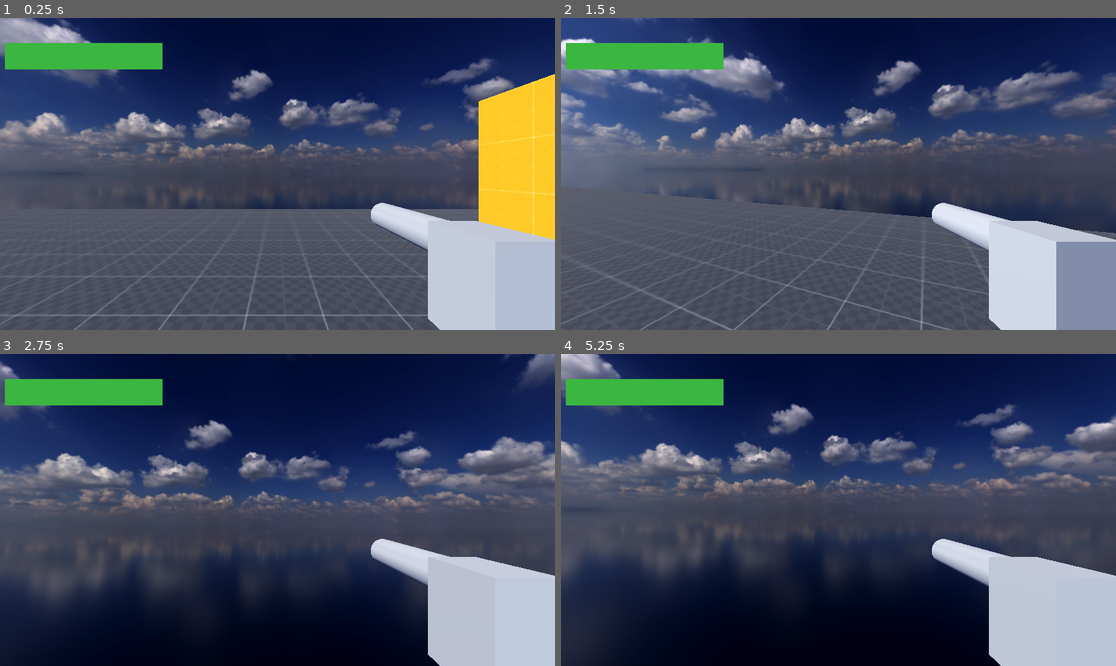
Above: before the commit, frames 1-4 (two rows, left to right).
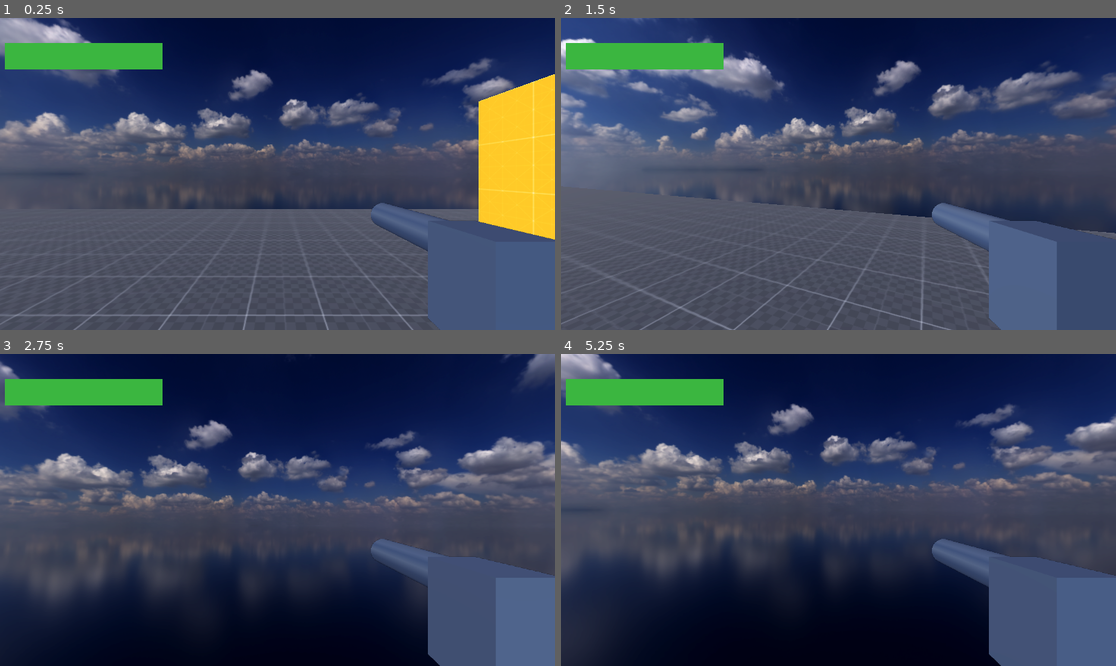
Above: after the commit, the same moments.

Repository: Inquisitor718/MadCow
Game: Godot game, scene res://scenes/main.tscn
Same seed, same stepped clock (60 frames per second), same inputs: the game is played once before the commit and once after it.
Inputs (mouse positions are in pixels of both pictures, inside the frame that each line leads up to):
- Up to frame 1 (0.25 s): no input
- Up to frame 2 (1.5 s): tap Enter (ui_accept) at 0.5, 0.77 s; move the mouse to (866, 174) at 0.52 s; hold Ctrl (crouch) 0.53-1.28 s; hold W (forward) from 0.53 s (still down); move the mouse to (810, 174) at 1.27 s; tap E (free_look) at 1.35 s
- Up to frame 3 (2.75 s): keep holding W (forward); tap Enter (ui_accept) at 1.52 s; move the mouse to (288, 503) at 2.02 s; hold Shift (sprint) from 2.03 s (still down)
- Up to frame 4 (5.25 s): keep holding W (forward); move the mouse to (832, 516) at 2.77 s; release Shift (sprint) at 2.78 s; tap Ctrl (crouch) at 2.85 s; tap Enter (ui_accept) at 3.02, 3.5, 3.77, 4.25, 4.52, 5 s; move the mouse to (877, 513) at 3.52 s; hold E (free_look) 3.53-4.28 s; move the mouse to (794, 506) at 4.27 s; tap Shift (sprint) at 4.35 s; move the mouse to (844, 510) at 5.02 s; hold Ctrl (crouch) from 5.03 s (still down)

The runs differ from the first frame. In frame 1, 8.5% of the frame differs, in the area x 66-100%, y 59-100%; in frame 2, 8.5%; in frame 3, 8.5%; in frame 4, 8.5%.

Commit message:
Fixed Gun Clipping
Method used: Viewport layers.
Might need to change this later on if performance issues arise.

Diff:
--- a/madcow-decease/scenes/player_S_.tscn
+++ b/madcow-decease/scenes/player_S_.tscn
@@ -20,8 +20,14 @@
 transform = Transform3D(1, 0, 0, 0, 1, 0, 0, 0, 1, 0, 0.841623, 0)
 
 [node name="Camera3D" type="Camera3D" parent="Head"]
+cull_mask = 1048573
 
-[node name="ProgressBar" type="ProgressBar" parent="Head/Camera3D"]
+[node name="Revolver" parent="Head/Camera3D" instance=ExtResource("2_aj78o")]
+transform = Transform3D(-1, 0, -8.74228e-08, 0, 1, 0, 8.74228e-08, 0, -1, 0.473028, -0.334849, -0.467442)
+
+[node name="CanvasLayer" type="CanvasLayer" parent="."]
+
+[node name="HealthBar" type="ProgressBar" parent="CanvasLayer"]
 offset_left = 10.0
 offset_top = 52.0
 offset_right = 338.0
@@ -31,5 +37,14 @@
 value = 100.0
 show_percentage = false
 
-[node name="Revolver" parent="Head/Camera3D" instance=ExtResource("2_aj78o")]
-transform = Transform3D(-1, 0, -8.74228e-08, 0, 1, 0, 8.74228e-08, 0, -1, 0.473028, -0.334849, -0.467442)
+[node name="SubViewportContainer" type="SubViewportContainer" parent="CanvasLayer"]
+offset_right = 40.0
+offset_bottom = 40.0
+
+[node name="SubViewport" type="SubViewport" parent="CanvasLayer/SubViewportContainer"]
+transparent_bg = true
+size = Vector2i(1152, 648)
+
+[node name="GunCam" type="Camera3D" parent="CanvasLayer/SubViewportContainer/SubViewport"]
+transform = Transform3D(1, 0, 0, 0, 1, 0, 0, 0, 1, 0, 0.845099, 0)
+cull_mask = 2
--- a/madcow-decease/scenes/revolver.tscn
+++ b/madcow-decease/scenes/revolver.tscn
@@ -12,10 +12,14 @@
 
 [node name="Handle" type="MeshInstance3D" parent="Body"]
 transform = Transform3D(0.852, 0, 0, 0, 1.769, 0, 0, 0, 1.143, 0, 0.5, 0)
+layers = 2
+cast_shadow = 0
 mesh = SubResource("BoxMesh_xik2f")
 skeleton = NodePath("../..")
 
 [node name="Barrel" type="MeshInstance3D" parent="Body"]
 transform = Transform3D(0.71, 0, 0, 0, -5.27667e-08, -0.713, 0, 1.20716, -3.11662e-08, 0.0050478, 1.0104, 1.77045)
+layers = 2
+cast_shadow = 0
 mesh = SubResource("CylinderMesh_37vaw")
 skeleton = NodePath("../..")
--- a/madcow-decease/scripts/Player_S.gd
+++ b/madcow-decease/scripts/Player_S.gd
@@ -1,6 +1,8 @@
 extends CharacterBody3D
 
 @onready var head: Node3D = $Head
+@onready var main_cam: Camera3D = $Head/Camera3D
+@onready var gun_cam: Camera3D = $CanvasLayer/SubViewportContainer/SubViewport/GunCam
 
 var direction = Vector3.ZERO
 
@@ -44,7 +46,7 @@
 		health -= HP
 	else:
 		health = 0
-	$Head/Camera3D/ProgressBar.value = health
+	$CanvasLayer/HealthBar.value = health
 	if health < 0:
 		die()
 
@@ -56,6 +58,8 @@
 	Input.set_mouse_mode(Input.MOUSE_MODE_CAPTURED)
 	default_pos = head.position
 
+	var mainenv = main_cam.get_environment()
+	gun_cam.set_environment(mainenv)
 
 
 func _input(event):
@@ -64,6 +68,9 @@
 		head.rotate_x(deg_to_rad((event.relative.y) * mouse_sens *-1))
 		head.rotation.x = clamp(head.rotation.x, deg_to_rad(-89), deg_to_rad(89))
 
+
+func _process(delta):
+	gun_cam.global_transform = main_cam.global_transform
 
 
 func _physics_process(delta: float) -> void:
